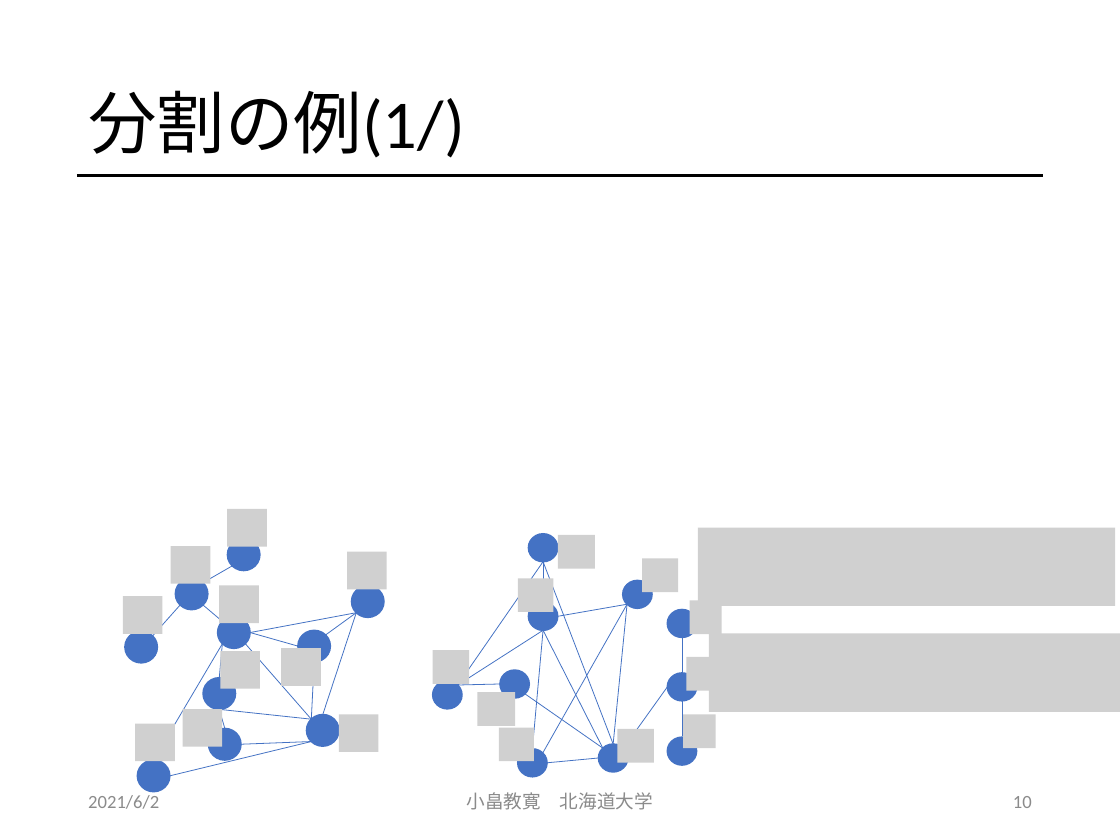
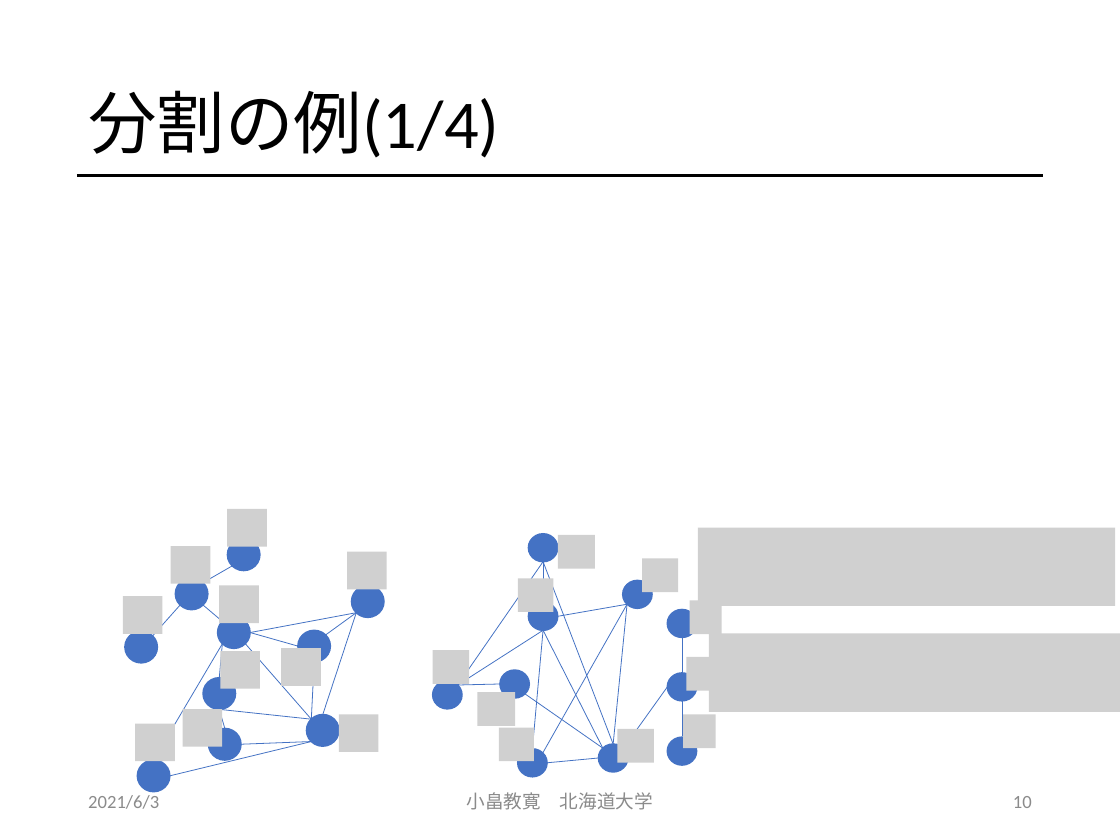
Before and after one commit to obatakyoukan/isomorphism, a slide deck: slide 10 of Isomorphism.pptx. Drawn at 1120x840 pixels with LibreOffice and Linux fonts; fonts in the diff are those of the drawing; grey boxes stand for pictures. Boxes give left, top, right and bottom in pixels: in the first picture for what was removed or moved away, otherwise in the second. Text is boxed around its words. In the diff, an @@ line names an element or a change of style, - is before the commit and + after.

```diff
--- a/Isomorphism.pptx
+++ b/Isomorphism.pptx
@@ title at (88, 90, 499, 158): text changed @@
-分割の例(1/)
+分割の例(1/4)
@@ text at (88, 795, 159, 809): text changed @@
-2021/6/2
+2021/6/3
```
Also in this commit, not shown: 31 other slides changed, 4 other files.
